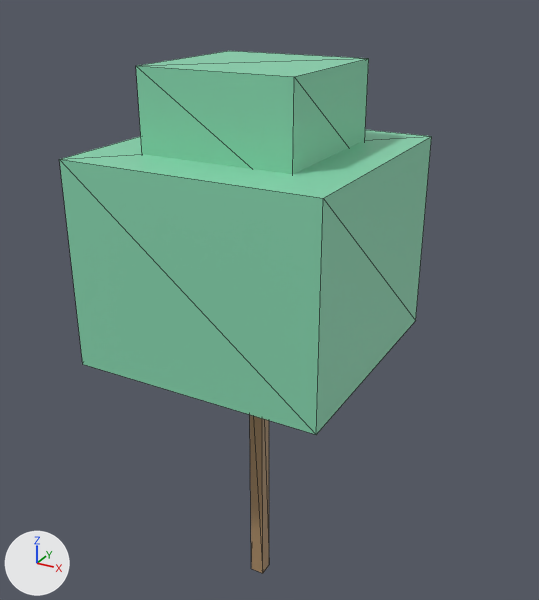
An edit to the glTF model data/islands/disksaver/glb/Prop_DS_Tree_31.glb, drawn before and after from the same camera.
Camera for both pictures: a camera (50 mm lens) standing at (6.65, -11.64, 12.62) and looking at (0.03, 0.39, 6.61). The axes (+X, +Y, +Z) are drawn at lower left. The lights are the same throughout. The picture after the commit comes second. Mesh edges are drawn as thin lines. Vertices at exactly the same position are counted once.
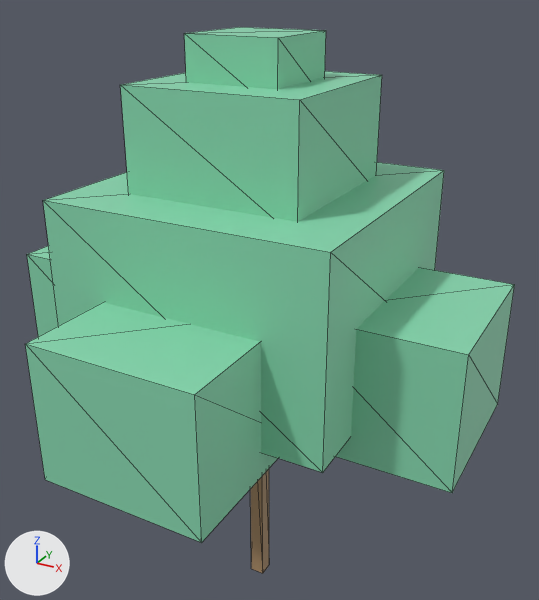
Boxes (x1, y1, x2, y2) around the edits, measured in the pictures (539 x 600 px):
'Cube.001', moved, rescaled (7% wider): before (59, 130, 432, 435); after (43, 162, 444, 473)
'Cube.002', moved, rescaled: before (136, 51, 369, 174); after (336, 267, 515, 493)
'Cube.005', added (green): after (25, 302, 278, 543)
'Cube.006', added (green): after (120, 71, 382, 222)
'Cube.007', added (green): after (184, 27, 326, 89)
'Cube.003', added (green): after (27, 245, 59, 337)

What the commit changed:
me_cube_1504 is used by ob_cube_001; location (0.0, 0.0, 0.0).
me_cube_1504 had 8 vertices, 12 faces and spanned x -2.44..2.44, y -2.44..2.44, z 5.85..9.75.
me_cube_1504 now has 8 vertices, 12 faces and spans x -2.68..2.68, y -2.68..2.68, z 5.36..9.07.
me_cube_1504 part 1: the whole mesh is scaled about its middle by (1.1, 1.1, 0.95), then moved by (0.0, 0.0, -0.59).
me_cube_1505 is used by ob_cube_002; location (0.0, 0.0, 0.0).
me_cube_1505 had 8 vertices, 12 faces and spanned x -1.46..1.46, y -1.46..1.46, z 9.26..11.21.
me_cube_1505 now has 8 vertices, 12 faces and spans x 1.37..4.48, y -1.56..1.56, z 4.88..7.41.
me_cube_1505 part 2: the whole mesh is scaled about its middle by (1.07, 1.07, 1.3), then moved by (2.92, 0.0, -4.1).
Mesh me_cube_1665 is new.
It is a box spanning x -0.88..0.88, y -0.88..0.88, z 10.53..11.7.
It uses material mat_ds_leaf3 (green #88d7b0).
Mesh me_cube_1664 is new.
It is a box spanning x -1.66..1.66, y -1.66..1.66, z 8.77..10.92.
It uses material mat_ds_leaf3 (green #88d7b0).
Mesh me_cube_1663 is new.
It is a box spanning x -1.56..1.56, y -4.48..-1.36, z 4.88..7.41.
It uses material mat_ds_leaf3 (green #88d7b0).
Mesh me_cube_1661 is new.
It is a box spanning x -4.48..-1.36, y -1.56..1.56, z 4.88..7.41.
It uses material mat_ds_leaf3 (green #88d7b0).
Object 'Cube.007' (ob_cube_007) is new; it shows me_cube_1665.
Its location is (0.0, 0.0, 0.0).
Object 'Cube.006' (ob_cube_006) is new; it shows me_cube_1664.
Its location is (0.0, 0.0, 0.0).
Object 'Cube.005' (ob_cube_005) is new; it shows me_cube_1663.
Its location is (0.0, 0.0, 0.0).
Object 'Cube.003' (ob_cube_003) is new; it shows me_cube_1661.
Its location is (0.0, 0.0, 0.0).
